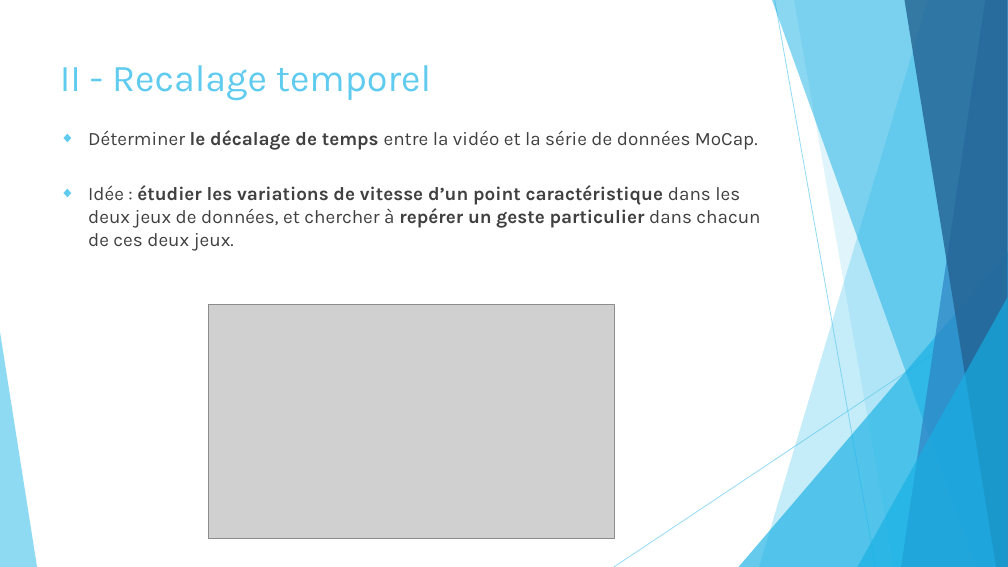
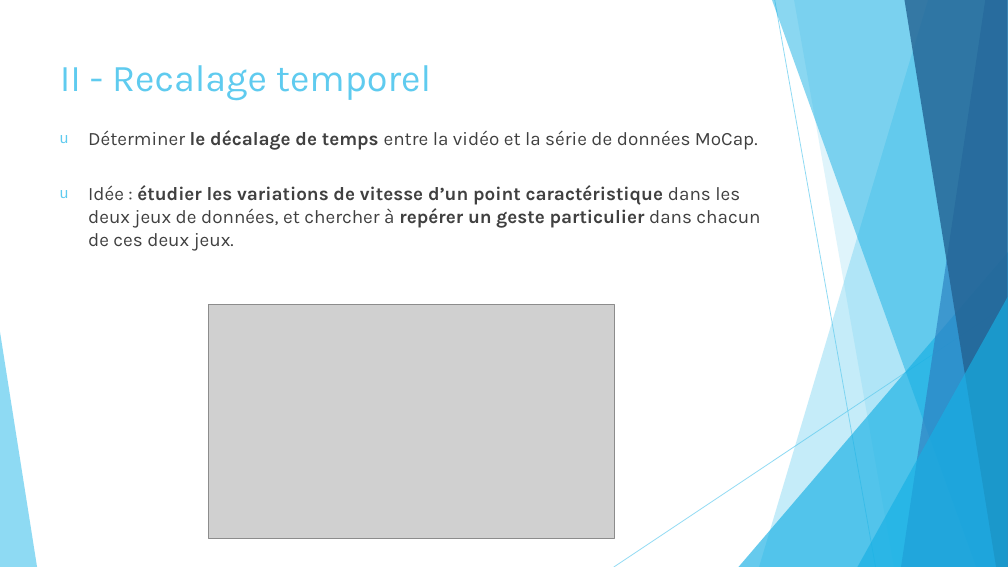
Before and after one commit to marc921/GesteIA, a slide deck: slide 6 of Présentation.pptx. Drawn at 1008x567 pixels with LibreOffice and Linux fonts; fonts in the diff are those of the drawing; grey boxes stand for pictures. Boxes give left, top, right and bottom in pixels: in the first picture for what was removed or moved away, otherwise in the second. Text is boxed around its words. In the diff, an @@ line names an element or a change of style, - is before the commit and + after.

```diff
--- a/Présentation.pptx
+++ b/Présentation.pptx
@@ text "Déterminer le décalage de temps ..." at <box>88,130,760,251</box>: bullet ◆ to u @@
```
Also in this commit, not shown: 4 other slides changed, 4 other files.
